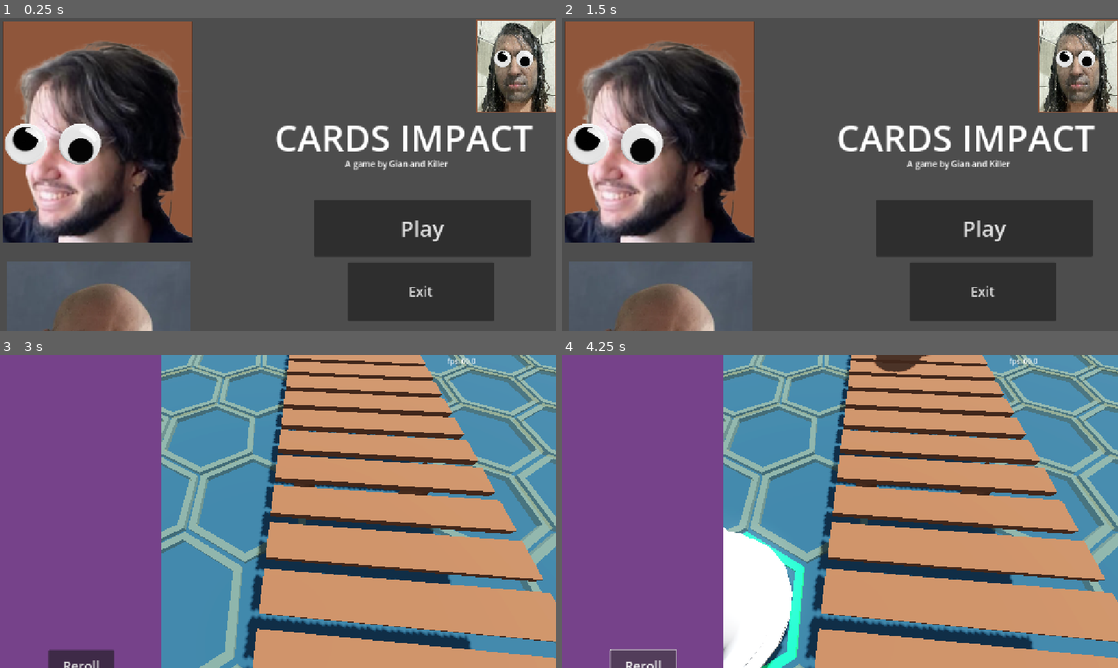
Above: before the commit, frames 1-4 (two rows, left to right).
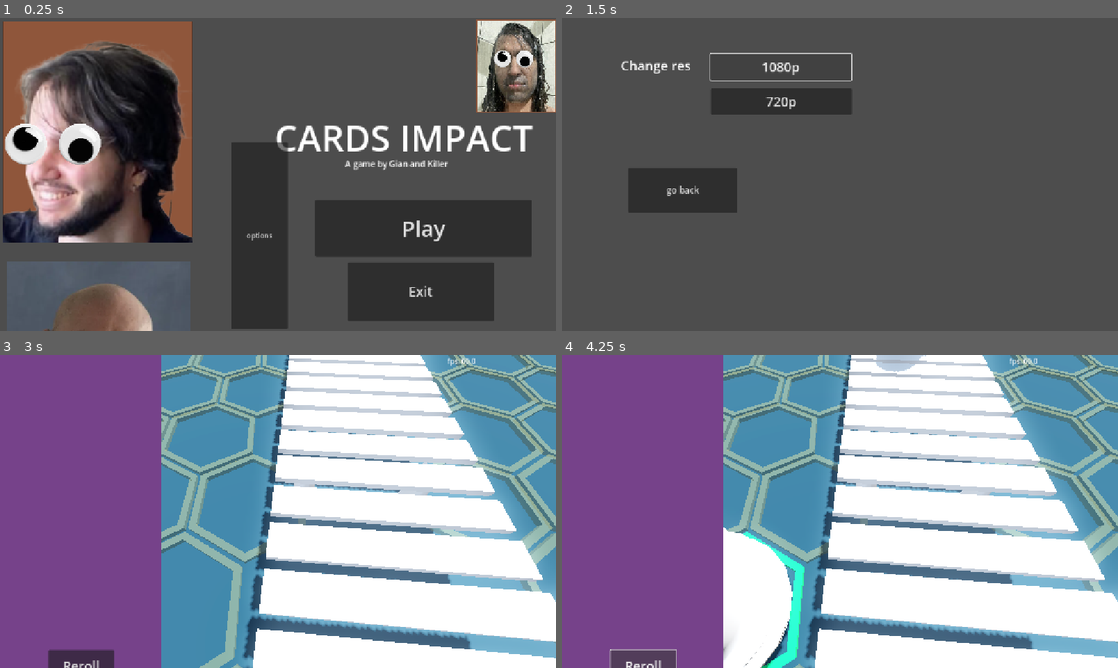
Above: after the commit, the same moments.

Repository: GianOM/Cards_Impact
Game: Godot game, scene res://Scenes/main_menu.tscn
Same seed, same stepped clock (60 frames per second), same inputs: the game is played once before the commit and once after it.
Inputs (mouse positions are in pixels of both pictures, inside the frame that each line leads up to):
- Up to frame 1 (0.25 s): no input
- Up to frame 2 (1.5 s): click (823, 233) at 0.5 s, where only the run after the commit has a clickable "options"; click (778, 68) at 1.25 s, where only the run after the commit has a clickable "1080p"
- Up to frame 3 (3 s): click (122, 527) at 2 s, where only the run after the commit has a clickable "go back"; click "Play" at 2.75 s
- Up to frame 4 (4.25 s): click "Reroll" at 3.5 s

The runs differ from the first frame. In frame 1, 6.2% of the frame differs, in the area x 41-96%, y 39-100%; in frame 2, 45%, in the area x 0-100%, y 0-100%; in frame 3, 43%; in frame 4, 43%.

Commit message:
aswrittenwhenicompressedthefilesthisistheversionwithashittonofmenusandresolutionsettingsthatdontworkproperlyandapparentlythegamedoesntrunwhenexported

Diff:
--- a/Main_Game_Cards_Impact/Scenes/Main.tscn
+++ b/Main_Game_Cards_Impact/Scenes/Main.tscn
@@ -218,6 +218,9 @@
 [node name="Path" parent="Player Base" instance=ExtResource("6_v1gob")]
 transform = Transform3D(3.08649, 0, -1.42603, 0, 3.4, 0, 1.42603, 0, 3.08649, 19.8267, 1.52006, 2.67502)
 
+[node name="Path_Example" parent="Player Base/Path" index="0"]
+surface_material_override/0 = null
+
 [node name="PathFollow3D" parent="Player Base/Path/Path3D" index="0"]
 transform = Transform3D(-1, 0, -8.74228e-08, 0, 1, 0, 8.74228e-08, 0, -1, 0, 0, -7.327)
 
@@ -227,11 +230,23 @@
 [node name="Path2" parent="Player Base" instance=ExtResource("6_v1gob")]
 transform = Transform3D(3.18541, 0, 1.18876, 0, 3.4, 0, -1.18876, 0, 3.18541, -14.6235, 1.52006, 0.197824)
 
+[node name="Path_Example" parent="Player Base/Path2" index="0"]
+surface_material_override/0 = null
+
+[node name="PathFollow3D" parent="Player Base/Path2/Path3D" index="0"]
+transform = Transform3D(-1, 0, -8.74228e-08, 0, 1, 0, 8.74228e-08, 0, -1, 0, 0, -7.327)
+
 [node name="CharacterBody3D" parent="Player Base/Path2/Path3D/PathFollow3D" index="0"]
 Velocidade = 0.25
 
 [node name="Path3" parent="Player Base" instance=ExtResource("6_v1gob")]
 transform = Transform3D(3.38784, 0, -0.287343, 0, 3.4, 0, 0.287343, 0, 3.38784, 4.28973, 1.52006, 0.197824)
+
+[node name="Path_Example" parent="Player Base/Path3" index="0"]
+surface_material_override/0 = null
+
+[node name="PathFollow3D" parent="Player Base/Path3/Path3D" index="0"]
+transform = Transform3D(-1, 0, -8.74228e-08, 0, 1, 0, 8.74228e-08, 0, -1, 0, 0, -7.327)
 
 [node name="CharacterBody3D" parent="Player Base/Path3/Path3D/PathFollow3D" index="0"]
 Velocidade = 0.25
@@ -275,17 +290,35 @@
 [node name="Path4" parent="Enemy Base" instance=ExtResource("6_v1gob")]
 transform = Transform3D(-3.20198, 0, 1.14339, 0, 3.4, 0, -1.14339, 0, -3.20198, -18.5261, 1.52006, -56.6525)
 
+[node name="Path_Example" parent="Enemy Base/Path4" index="0"]
+surface_material_override/0 = null
+
+[node name="PathFollow3D" parent="Enemy Base/Path4/Path3D" index="0"]
+transform = Transform3D(-1, 0, -8.74228e-08, 0, 1, 0, 8.74228e-08, 0, -1, 0, 0, -7.327)
+
 [node name="CharacterBody3D" parent="Enemy Base/Path4/Path3D/PathFollow3D" index="0"]
 Velocidade = 0.25
 
 [node name="Path5" parent="Enemy Base" instance=ExtResource("6_v1gob")]
 transform = Transform3D(-3.06592, 0, -1.46973, 0, 3.4, 0, 1.46973, 0, -3.06592, 16.0074, 1.52006, -57.2759)
 
+[node name="Path_Example" parent="Enemy Base/Path5" index="0"]
+surface_material_override/0 = null
+
+[node name="PathFollow3D" parent="Enemy Base/Path5/Path3D" index="0"]
+transform = Transform3D(-1, 0, -8.74228e-08, 0, 1, 0, 8.74228e-08, 0, -1, 0, 0, -7.327)
+
 [node name="CharacterBody3D" parent="Enemy Base/Path5/Path3D/PathFollow3D" index="0"]
 Velocidade = 0.25
 
 [node name="Path6" parent="Enemy Base" instance=ExtResource("6_v1gob")]
 transform = Transform3D(-3.38269, 0, -0.342647, 0, 3.4, 0, 0.342647, 0, -3.38269, 0.0869408, 1.52006, -56.3157)
+
+[node name="Path_Example" parent="Enemy Base/Path6" index="0"]
+surface_material_override/0 = null
+
+[node name="PathFollow3D" parent="Enemy Base/Path6/Path3D" index="0"]
+transform = Transform3D(-1, 0, -8.74228e-08, 0, 1, 0, 8.74228e-08, 0, -1, 0, 0, -7.327)
 
 [node name="CharacterBody3D" parent="Enemy Base/Path6/Path3D/PathFollow3D" index="0"]
 Velocidade = 0.25
--- a/Main_Game_Cards_Impact/Scenes/Main2D.tscn
+++ b/Main_Game_Cards_Impact/Scenes/Main2D.tscn
@@ -7,6 +7,7 @@
 [ext_resource type="PackedScene" uid="uid://bbd1vp3hxspss" path="res://Scenes/card_slot.tscn" id="5_61gfo"]
 [ext_resource type="Script" uid="uid://bg0vdxq1ieapr" path="res://Scripts/deck.gd" id="6_f2efj"]
 [ext_resource type="Texture2D" uid="uid://dquvn15n4atwx" path="res://Assets/2D Assets/cardBack.png" id="6_yq41h"]
+[ext_resource type="Script" uid="uid://dnpdn3jffflxn" path="res://Scripts/left_menu.gd" id="8_e1ypl"]
 [ext_resource type="Script" uid="uid://b4oerpv5ajd21" path="res://Scripts/input_manager.gd" id="8_yr5wd"]
 
 [sub_resource type="GDScript" id="GDScript_x2dgl"]
@@ -118,6 +119,7 @@
 script = ExtResource("8_yr5wd")
 
 [node name="LeftMenu" type="Node2D" parent="."]
+script = ExtResource("8_e1ypl")
 
 [node name="Sprite2D" type="Sprite2D" parent="LeftMenu"]
 position = Vector2(185, 539)
@@ -133,6 +135,7 @@
 position = Vector2(98, 890)
 
 [node name="RerollButton" type="Button" parent="LeftMenu"]
+z_index = 1
 offset_left = 111.0
 offset_top = 678.0
 offset_right = 262.0
@@ -142,3 +145,4 @@
 
 [connection signal="pressed" from="InGameMenu/Button" to="." method="_on_button_pressed"]
 [connection signal="timeout" from="UI/Timer" to="." method="_on_timer_timeout"]
+[connection signal="pressed" from="LeftMenu/RerollButton" to="LeftMenu" method="_on_reroll_button_pressed"]
--- a/Main_Game_Cards_Impact/Scenes/main_menu.tscn
+++ b/Main_Game_Cards_Impact/Scenes/main_menu.tscn
@@ -49,10 +49,10 @@
 anchor_top = 0.581
 anchor_right = 0.954
 anchor_bottom = 0.761
-offset_left = 0.0799561
-offset_top = -0.320007
-offset_right = -0.120117
-offset_bottom = 0.0799561
+offset_left = 3.12
+offset_top = -0.47998
+offset_right = 2.91992
+offset_bottom = -0.0800171
 grow_horizontal = 0
 grow_vertical = 2
 theme_override_font_sizes/font_size = 50
@@ -69,6 +69,13 @@
 offset_bottom = -0.240051
 theme_override_font_sizes/font_size = 31
 text = "Exit"
+
+[node name="Options" type="Button" parent="CanvasLayer"]
+offset_left = 532.0
+offset_top = 285.0
+offset_right = 662.0
+offset_bottom = 715.0
+text = "options"
 
 [node name="MarginContainer" type="MarginContainer" parent="."]
 
@@ -88,3 +95,4 @@
 
 [connection signal="pressed" from="CanvasLayer/Play" to="." method="_on_play_pressed"]
 [connection signal="pressed" from="CanvasLayer/Exit" to="." method="_on_exit_pressed"]
+[connection signal="pressed" from="CanvasLayer/Options" to="." method="_on_options_pressed"]
--- /dev/null
+++ b/Main_Game_Cards_Impact/Scenes/options_menu.tscn
@@ -0,0 +1,42 @@
+[gd_scene load_steps=2 format=3 uid="uid://co8or846p2p6x"]
+
+[ext_resource type="Script" uid="uid://bo0053mo4qlnh" path="res://Scripts/options_menu.gd" id="1_plplt"]
+
+[node name="OptionsMenu" type="Node2D"]
+script = ExtResource("1_plplt")
+
+[node name="Res1080" type="Button" parent="."]
+offset_left = 341.0
+offset_top = 81.0
+offset_right = 666.0
+offset_bottom = 143.0
+theme_override_font_sizes/font_size = 30
+text = "1080p"
+
+[node name="Back" type="Button" parent="."]
+offset_left = 152.0
+offset_top = 344.0
+offset_right = 402.0
+offset_bottom = 447.0
+theme_override_font_sizes/font_size = 20
+text = "go back"
+
+[node name="Label" type="Label" parent="."]
+offset_left = 135.0
+offset_top = 87.0
+offset_right = 494.0
+offset_bottom = 218.0
+theme_override_font_sizes/font_size = 30
+text = "Change res"
+
+[node name="Res720" type="Button" parent="."]
+offset_left = 342.0
+offset_top = 161.0
+offset_right = 667.0
+offset_bottom = 222.0
+theme_override_font_sizes/font_size = 30
+text = "720p"
+
+[connection signal="pressed" from="Res1080" to="." method="_on_res_1080_pressed"]
+[connection signal="pressed" from="Back" to="." method="_on_back_pressed"]
+[connection signal="pressed" from="Res720" to="." method="_on_res_720_pressed"]
--- a/Main_Game_Cards_Impact/Scripts/card_manager.gd
+++ b/Main_Game_Cards_Impact/Scripts/card_manager.gd
@@ -3,6 +3,8 @@
 const COLLISION_MASK_CARD = 1
 const COLLISION_MASK_CARD_SLOT = 2 #collision layer and mask in cardslot/area2d should also match this number
 const DEFAULT_CARD_MOVE_SPEED = 0.3
+
+
 
 
 var screen_size
--- a/Main_Game_Cards_Impact/Scripts/deck.gd
+++ b/Main_Game_Cards_Impact/Scripts/deck.gd
@@ -2,7 +2,7 @@
 
 const CARD_SCENE_PATH = "res://Scenes/card.tscn"
 const CARD_DRAW_SPEED = 0.3
-const STARTING_HAND_SIZE = 6
+const STARTING_HAND_SIZE = 4
 
 
 var player_deck = ["Ian", "Scholles", "Caio", "Gian", "Luis", "Ian", "Scholles", "Caio", "Gian", "Luis",
--- /dev/null
+++ b/Main_Game_Cards_Impact/Scripts/left_menu.gd
@@ -0,0 +1,16 @@
+extends Node2D
+
+@onready var card_slot: Node2D = $CardSlot
+@onready var card_slot_2: Node2D = $CardSlot2
+@onready var card_manager: Node2D = $"../CardManager"
+
+
+
+
+func _on_reroll_button_pressed() -> void:
+	#card_slot = card_manager.raycast_check_card_slot()
+
+	if card_slot.card_in_slot and card_slot_2.card_in_slot:
+		print("reroll")
+	else:
+		print("needs 2 cards to reroll")
--- a/Main_Game_Cards_Impact/Scripts/main_menu.gd
+++ b/Main_Game_Cards_Impact/Scripts/main_menu.gd
@@ -8,3 +8,7 @@
 
 func _on_exit_pressed() -> void:
 	get_tree().quit()
+
+
+func _on_options_pressed() -> void:
+	SceneSwitcher.switch_scene("res://Scenes/options_menu.tscn")
--- /dev/null
+++ b/Main_Game_Cards_Impact/Scripts/options_menu.gd
@@ -0,0 +1,14 @@
+extends Node2D
+
+
+func _on_back_pressed() -> void:
+	SceneSwitcher.switch_scene("res://Scenes/main_menu.tscn")
+
+
+func _on_res_1080_pressed() -> void:
+	DisplayServer.window_set_size(Vector2i(1920, 1080))
+
+
+
+func _on_res_720_pressed() -> void:
+	DisplayServer.window_set_size(Vector2i(1280, 720))
--- a/Main_Game_Cards_Impact/Scripts/player_hand.gd
+++ b/Main_Game_Cards_Impact/Scripts/player_hand.gd
@@ -1,4 +1,5 @@
 extends Node2D
+
 
 
 const CARD_WIDTH = 160 #set to desired number that best fits the card size
@@ -15,11 +16,16 @@
 
 
 func add_card_to_hand(card, speed):
-	if card not in player_hand:
+	if card not in player_hand and player_hand.size() < 6:
 		player_hand.insert(0, card)
 		update_hand_positions(speed)
 	else:
 		animate_card_to_position(card, card.position_in_hand, DEFAULT_CARD_MOVE_SPEED)
+		#hand size limiter doesn't work properly, one last card is drawn after max
+		$"../Deck/Area2D/CollisionShape2D".disabled = true
+		$"../Deck/Sprite2D".visible = false
+		$"../Deck/RichTextLabel".visible = false
+
 
 func update_hand_positions(speed):
 	for i in range(player_hand.size()):
Not shown: 1 places in Main_Game_Cards_Impact/Scenes/Main2D.tscn that only renumber resources
Not shown, added: Main_Game_Cards_Impact/Scripts/left_menu.gd.uid
Not shown, added: Main_Game_Cards_Impact/Scripts/options_menu.gd.uid
